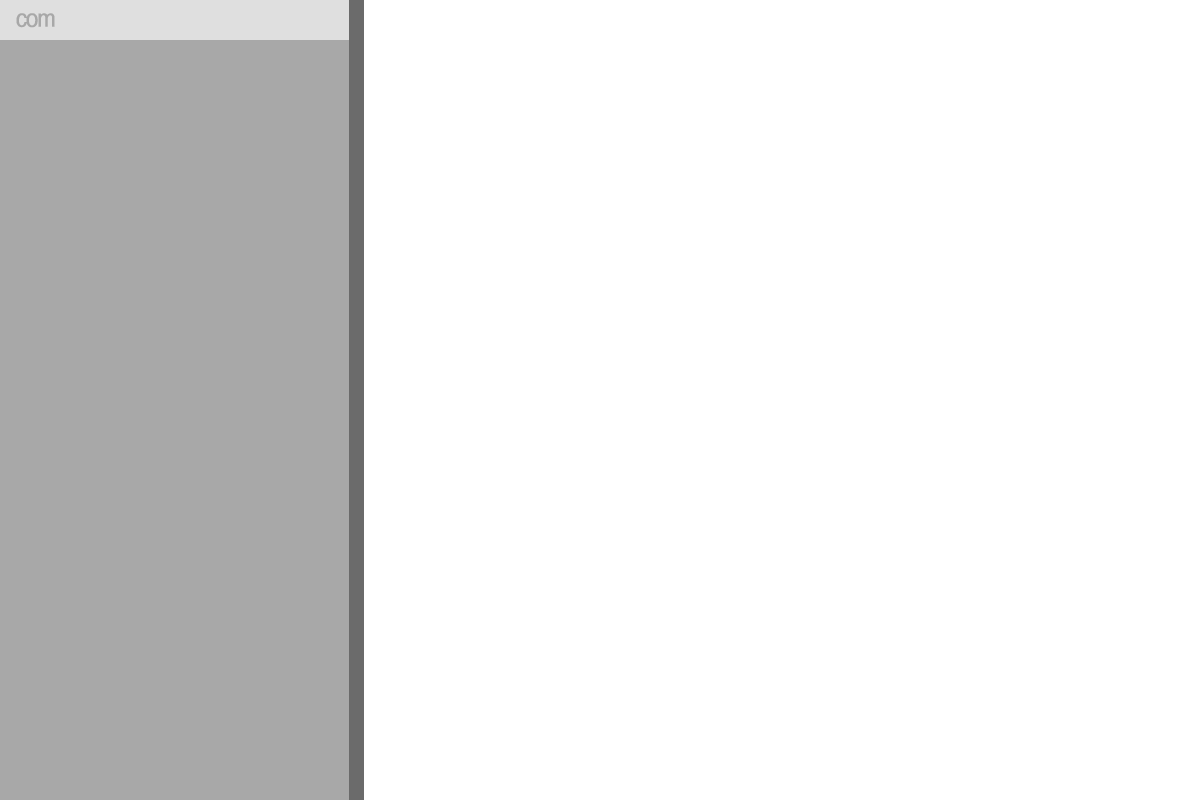
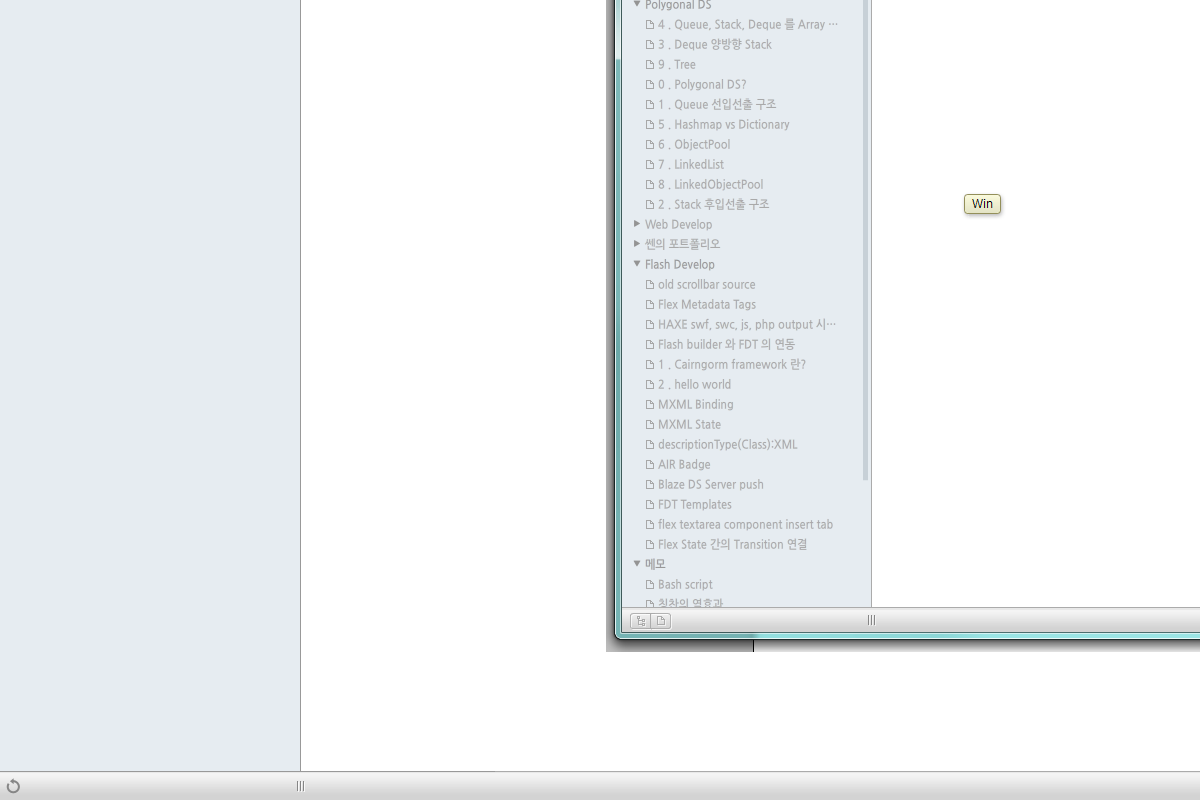
Revision of a layered 1200×800 image; what changed, layer by layer:
added group "bottom" with 4 layers above "left" over box(0, 771, 1200, 800)
added layer "Shape 2" in group "bottom" over box(10, 778, 14, 785)
added layer "Shape 1" in group "bottom" over box(6, 780, 20, 794)
added layer "mover" in group "bottom" over box(297, 781, 304, 791)
added layer "back" (1st of 2, in "bottom") in group "bottom" over box(0, 771, 1200, 800)
added group "left" with 1 layers above "Layer 1" over box(0, 0, 301, 800)
added layer "back" (2nd of 2, in "left") in group "left" over box(0, 0, 301, 800)
painted on "Layer 1" over box(349, 0, 1200, 800)
removed layer "com" over box(16, 13, 55, 28)
removed layer "Layer 2" over box(0, 0, 358, 800)
